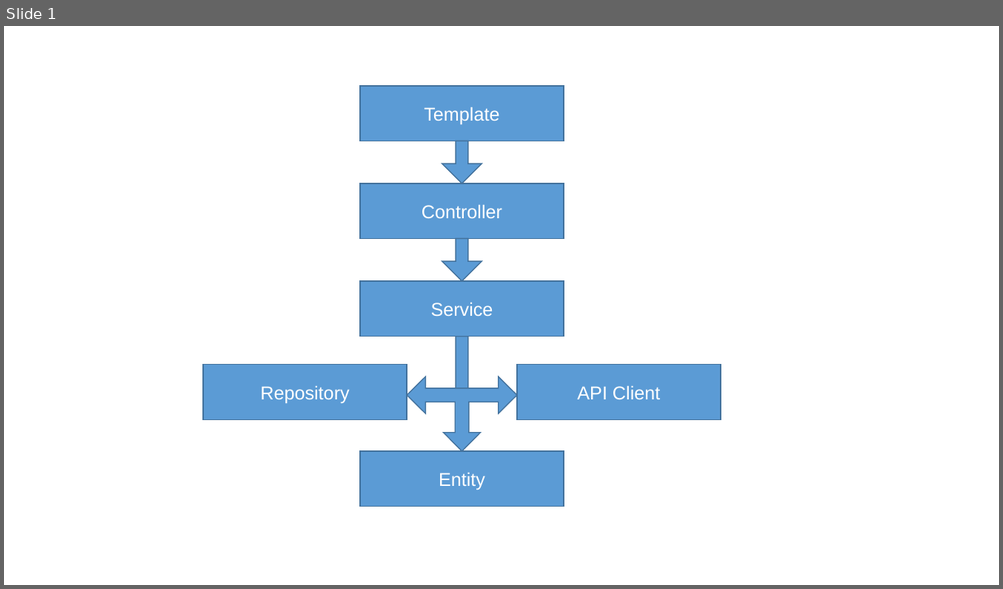
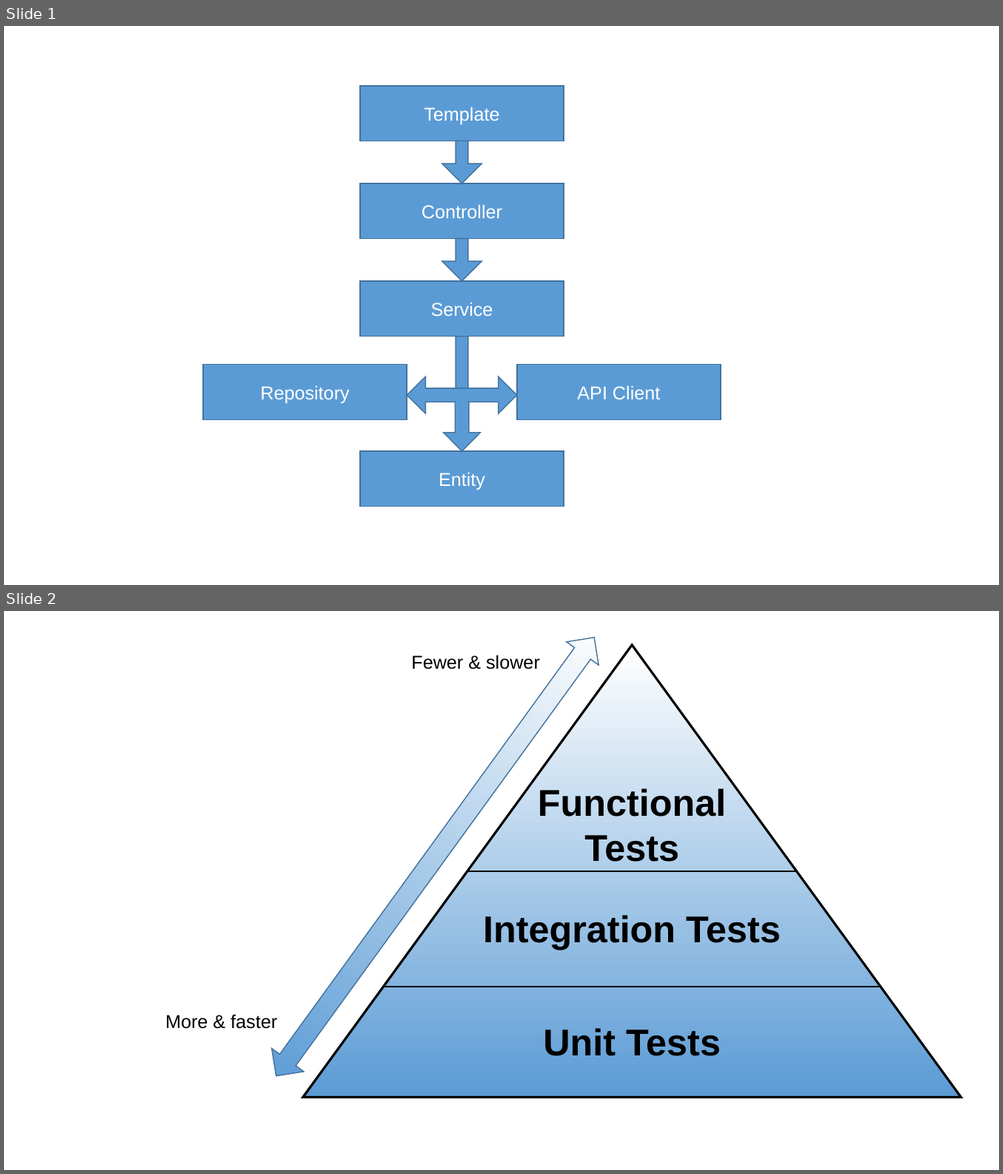
Before and after one commit to EndPointCorp/end-point-blog, a slide deck: 2020/09/11/an-introduction-to-automated-testing-for-web-applications-by-example-with-symfony/static-structure.pptx. Shown one above the other, each under a label of ours: slide 1 before the commit, slides 1 and 2 after it. The pictures are 1003x589 and 1003x1174 pixels, drawn with LibreOffice and Linux fonts; fonts in the diff are those of the drawing. Boxes give left, top, right and bottom in pixels: in the first picture for what was removed or moved away, otherwise in the second. Text is boxed around its words. In the diff, an @@ line names an element or a change of style, - is before the commit and + after.

```diff
--- a/2020/09/11/an-introduction-to-automated-testing-for-web-applications-by-example-with-symfony/static-structure.pptx
+++ b/2020/09/11/an-introduction-to-automated-testing-for-web-applications-by-example-with-symfony/static-structure.pptx
@@ slide 2 added at [4, 611, 999, 1170], background #FFFFFF @@
@@ up down arrow added at [260, 626, 610, 1088], fill gradient #5B9BD5 to #FFFFFF, outline #43739E 1 pt @@
@@ triangle added at [303, 645, 962, 1098], fill gradient #5B9BD5 to #FFFFFF, outline #000000 2.25 pt @@
@@ text added at [411, 655, 540, 669], 18 pt, text #000000 @@
+Fewer & slower
@@ text added at [538, 789, 726, 862], 36 pt, text #000000, bold @@
+Functional
+Tests
@@ line added from (467, 871) to (797, 871), #000000 1.5 pt @@
@@ text added at [483, 915, 780, 950], 36 pt, text #000000, bold @@
+Integration Tests
@@ line added from (383, 987) to (881, 987), #000000 1.5 pt @@
@@ text added at [165, 1014, 277, 1029], 18 pt, text #000000 @@
+More & faster
@@ text added at [543, 1028, 720, 1056], 36 pt, text #000000, bold @@
+Unit Tests
```
Also in this commit, not shown: 1 other file.
